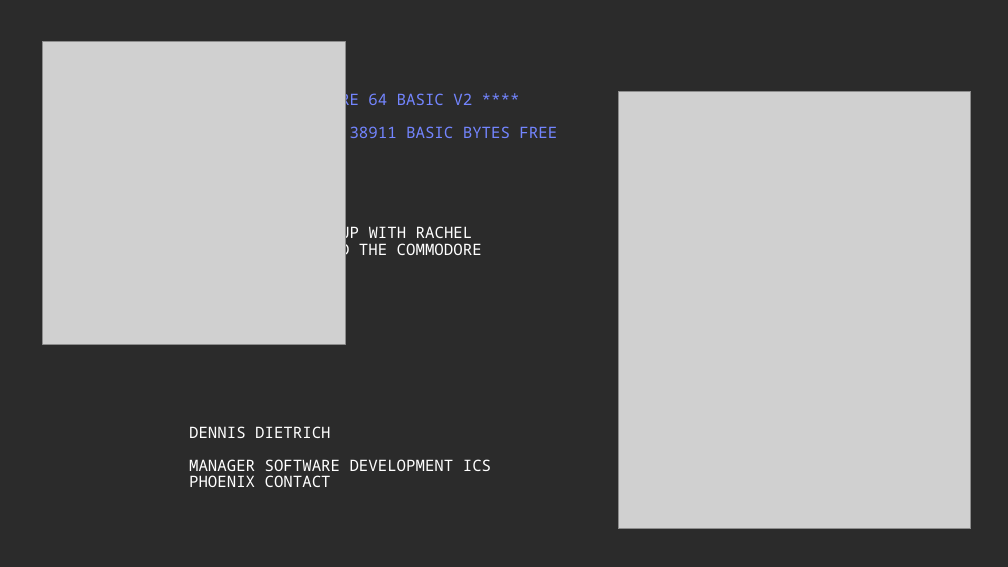
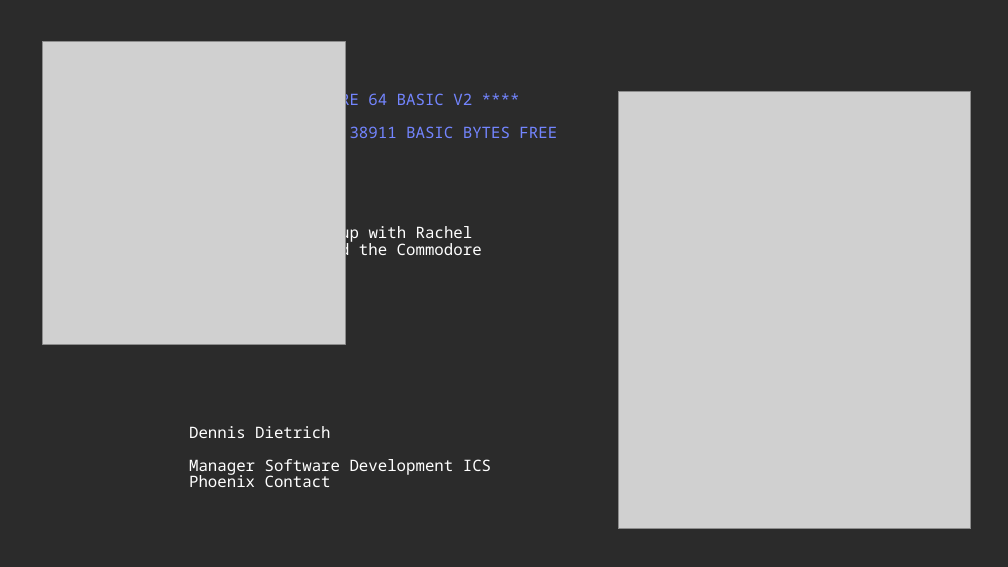
Before and after one commit to dennisdietrich/KeepingUp, a slide deck: slide 2 of doc/Keeping up with Rachel Appel and the Commodore.pptx. Drawn at 1008x567 pixels with LibreOffice and Linux fonts; fonts in the diff are those of the drawing; grey boxes stand for pictures; background and template pictures are left out; a plain dark background stands for a picture behind light text. Boxes give left, top, right and bottom in pixels: in the first picture for what was removed or moved away, otherwise in the second. Text is boxed around its words. In the diff, an @@ line names an element or a change of style, - is before the commit and + after.

Commit message:
Capitalization

```diff
--- a/doc/Keeping up with Rachel Appel and the Commodore.pptx
+++ b/doc/Keeping up with Rachel Appel and the Commodore.pptx
@@ text at [189, 224, 491, 487]: text changed @@
-KEEPING UP WITH RACHEL
-APPEL AND THE COMMODORE
-DENNIS DIETRICH
-MANAGER SOFTWARE DEVELOPMENT ICS
-PHOENIX CONTACT
+Keeping up with Rachel
+Appel and the Commodore
+Dennis Dietrich
+Manager Software Development ICS
+Phoenix Contact
```
